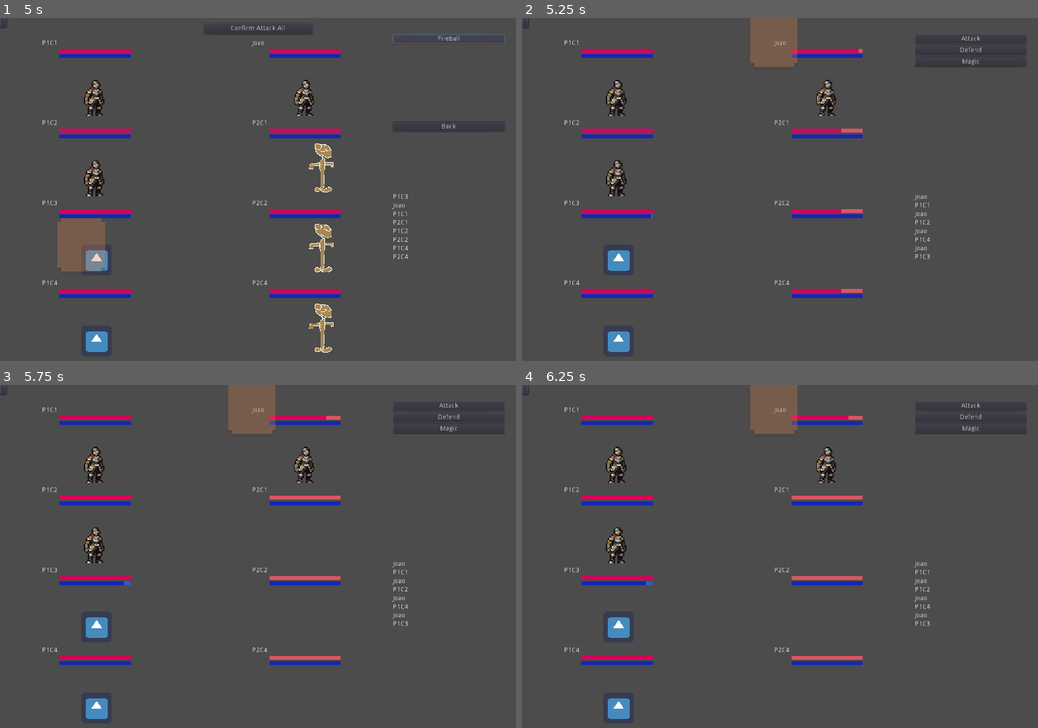
Above: before the commit, frames 1-4 (two rows, left to right).
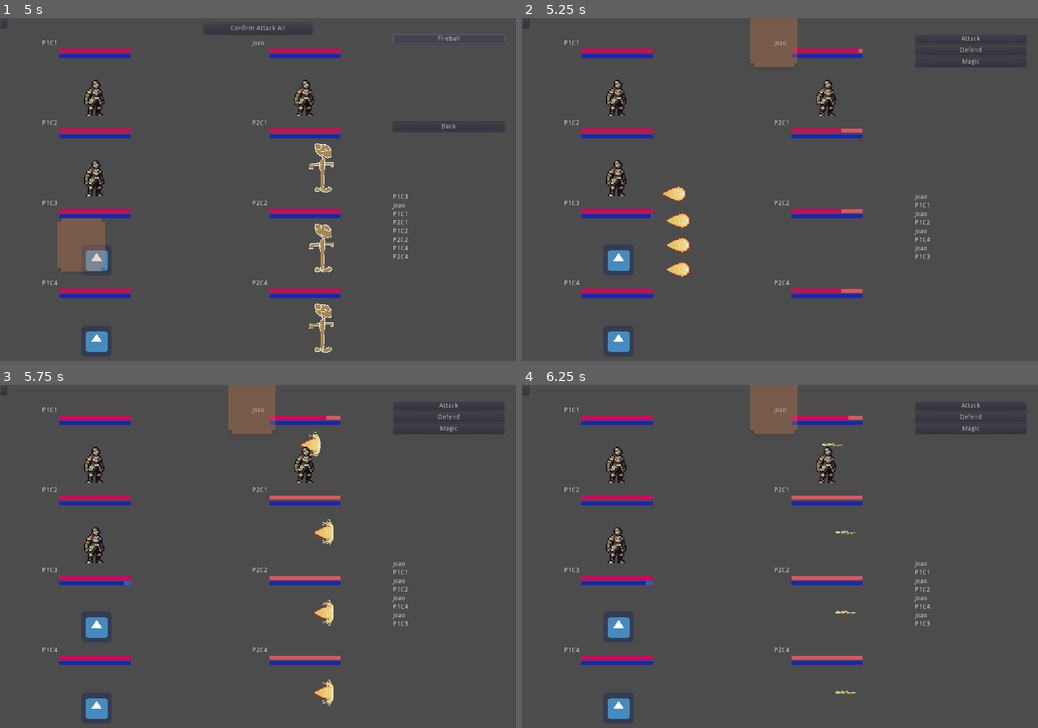
Above: after the commit, the same moments.

Repository: SiTOTG/Magic-Wars
Game: Godot game, scene res://Main.tscn
The game is run twice, just before and just after one commit, with the same random seed, the same clock (stepped at 60 frames per second) and the same inputs. The engine's default icon, where the game draws it, is replaced by a stand-in: a white triangle on a blue panel in a dark square.
Inputs (mouse positions are in pixels of both pictures, inside the frame that each line leads up to):
- Up to frame 1 (5 s): click (5, 21) at 0.52 s; click (5, 21) at 1.27 s; click "Attack" at 2 s; click "Defend" at 2.75 s; click "Magic" at 3.5 s; click "Fireball" at 4.25 s
- Up to frame 2 (5.25 s): click "Confirm Attack All" at 5 s
- Up to frame 3 (5.75 s): no input
- Up to frame 4 (6.25 s): click (527, 388) at 5.75 s

Frame 1 is identical in both runs. In frame 2, 0.5% of the frame differs, in the area x 27-33%, y 48-76%; in frame 3, 0.5%, in the area x 58-65%, y 13-94%; in frame 4, less than 0.1%.

Commit message:
Add basic fireball

Diff:
--- a/Actions/Spells/Fireball/Fireball.gd
+++ b/Actions/Spells/Fireball/Fireball.gd
@@ -1,4 +1,6 @@
 extends SpellAction
+
+const Fireball = preload("res://Assets/spells/Fireball/FireballEffect.tscn")
 
 func do_apply_action(targets):
 	.do_apply_action(targets)
@@ -7,5 +9,13 @@
 	origin.animation_player.queue("Attack")
 	origin.animation_player.queue("Idle")
 	for character in targets:
+		var fireball = Fireball.instance()
+		fireball.play("Flying")
+		fireball.global_position = origin.global_position
+		EffectPlayer.add_child(fireball)
+		fireball.flip_h = character.global_position.x < origin.global_position.x
+		var tween = GlobalTree.get_tree().create_tween()
+		tween.tween_property(fireball, "global_position", character.global_position + character.get_rect().size/2, 0.6)
+		tween.tween_callback(fireball, "play", ["Impact"])
+		fireball.connect("animation_finished", fireball, "queue_free")
 		origin.attack(character)
-	pass
--- /dev/null
+++ b/Assets/spells/Fireball/FireballEffect.tscn
@@ -0,0 +1,86 @@
+[gd_scene load_steps=19 format=2]
+
+[ext_resource path="res://Assets/spells/Fireball/fireball.png" type="Texture" id=1]
+
+[sub_resource type="AtlasTexture" id=1]
+atlas = ExtResource( 1 )
+region = Rect2( 0, 0, 64, 64 )
+
+[sub_resource type="AtlasTexture" id=2]
+atlas = ExtResource( 1 )
+region = Rect2( 64, 0, 64, 64 )
+
+[sub_resource type="AtlasTexture" id=3]
+atlas = ExtResource( 1 )
+region = Rect2( 128, 0, 64, 64 )
+
+[sub_resource type="AtlasTexture" id=4]
+atlas = ExtResource( 1 )
+region = Rect2( 192, 0, 64, 64 )
+
+[sub_resource type="AtlasTexture" id=5]
+atlas = ExtResource( 1 )
+region = Rect2( 256, 0, 64, 64 )
+
+[sub_resource type="AtlasTexture" id=6]
+atlas = ExtResource( 1 )
+region = Rect2( 320, 0, 64, 64 )
+
+[sub_resource type="AtlasTexture" id=7]
+atlas = ExtResource( 1 )
+region = Rect2( 0, 64, 64, 64 )
+
+[sub_resource type="AtlasTexture" id=8]
+atlas = ExtResource( 1 )
+region = Rect2( 64, 64, 64, 64 )
+
+[sub_resource type="AtlasTexture" id=9]
+atlas = ExtResource( 1 )
+region = Rect2( 128, 64, 64, 64 )
+
+[sub_resource type="AtlasTexture" id=10]
+atlas = ExtResource( 1 )
+region = Rect2( 192, 64, 64, 64 )
+
+[sub_resource type="AtlasTexture" id=11]
+atlas = ExtResource( 1 )
+region = Rect2( 256, 64, 64, 64 )
+
+[sub_resource type="AtlasTexture" id=12]
+atlas = ExtResource( 1 )
+region = Rect2( 320, 64, 64, 64 )
+
+[sub_resource type="AtlasTexture" id=13]
+atlas = ExtResource( 1 )
+region = Rect2( 384, 64, 64, 64 )
+
+[sub_resource type="AtlasTexture" id=14]
+atlas = ExtResource( 1 )
+region = Rect2( 448, 64, 64, 64 )
+
+[sub_resource type="AtlasTexture" id=15]
+atlas = ExtResource( 1 )
+region = Rect2( 512, 64, 64, 64 )
+
+[sub_resource type="AtlasTexture" id=16]
+atlas = ExtResource( 1 )
+region = Rect2( 576, 64, 64, 64 )
+
+[sub_resource type="SpriteFrames" id=17]
+animations = [ {
+"frames": [ SubResource( 1 ), SubResource( 2 ), SubResource( 3 ), SubResource( 4 ), SubResource( 5 ), SubResource( 6 ) ],
+"loop": true,
+"name": "Flying",
+"speed": 5.0
+}, {
+"frames": [ SubResource( 7 ), SubResource( 8 ), SubResource( 9 ), SubResource( 10 ), SubResource( 11 ), SubResource( 12 ), SubResource( 13 ), SubResource( 14 ), SubResource( 15 ), SubResource( 16 ) ],
+"loop": true,
+"name": "Impact",
+"speed": 16.0
+} ]
+
+[node name="AnimatedSprite" type="AnimatedSprite"]
+frames = SubResource( 17 )
+animation = "Impact"
+frame = 5
+playing = true
--- /dev/null
+++ b/Assets/spells/LightningStrike/LightningStrikeEffect.tscn
@@ -0,0 +1,52 @@
+[gd_scene load_steps=12 format=2]
+
+[ext_resource path="res://Assets/spells/LightningStrike/lighning_strike.png" type="Texture" id=1]
+
+[sub_resource type="AtlasTexture" id=1]
+atlas = ExtResource( 1 )
+region = Rect2( 0, 0, 64, 128 )
+
+[sub_resource type="AtlasTexture" id=2]
+atlas = ExtResource( 1 )
+region = Rect2( 64, 0, 64, 128 )
+
+[sub_resource type="AtlasTexture" id=3]
+atlas = ExtResource( 1 )
+region = Rect2( 128, 0, 64, 128 )
+
+[sub_resource type="AtlasTexture" id=4]
+atlas = ExtResource( 1 )
+region = Rect2( 192, 0, 64, 128 )
+
+[sub_resource type="AtlasTexture" id=5]
+atlas = ExtResource( 1 )
+region = Rect2( 256, 0, 64, 128 )
+
+[sub_resource type="AtlasTexture" id=6]
+atlas = ExtResource( 1 )
+region = Rect2( 320, 0, 64, 128 )
+
+[sub_resource type="AtlasTexture" id=7]
+atlas = ExtResource( 1 )
+region = Rect2( 384, 0, 64, 128 )
+
+[sub_resource type="AtlasTexture" id=8]
+atlas = ExtResource( 1 )
+region = Rect2( 448, 0, 64, 128 )
+
+[sub_resource type="AtlasTexture" id=9]
+atlas = ExtResource( 1 )
+region = Rect2( 512, 0, 64, 128 )
+
+[sub_resource type="SpriteFrames" id=10]
+animations = [ {
+"frames": [ SubResource( 1 ), SubResource( 2 ), SubResource( 3 ), SubResource( 4 ), SubResource( 5 ), SubResource( 6 ), SubResource( 7 ), SubResource( 8 ), SubResource( 9 ) ],
+"loop": true,
+"name": "default",
+"speed": 10.0
+} ]
+
+[node name="AnimatedSprite" type="AnimatedSprite"]
+frames = SubResource( 10 )
+frame = 6
+playing = true
--- a/project.godot
+++ b/project.godot
@@ -129,6 +129,7 @@
 [autoload]
 
 GlobalTree="*res://Tree.gd"
+EffectPlayer="*res://World/Effects/EffectPlayer.gd"
 
 [display]
 
Binary file added: Assets/spells/Fireball/fireball.png
Not shown, changed: Assets/spells/Fireball/fireball.png.import
Binary file added: Assets/spells/LightningStrike/lighning_strike.png
Not shown, added: Assets/spells/LightningStrike/lighning_strike.png.import
Binary file added: Assets/spells/fireball.aseprite
Binary file added: Assets/spells/fireball.gif
Binary file removed: Assets/spells/fireball.png
Binary file added: Assets/spells/lighning_strike.aseprite
Binary file added: Assets/spells/lighning_strike.gif
